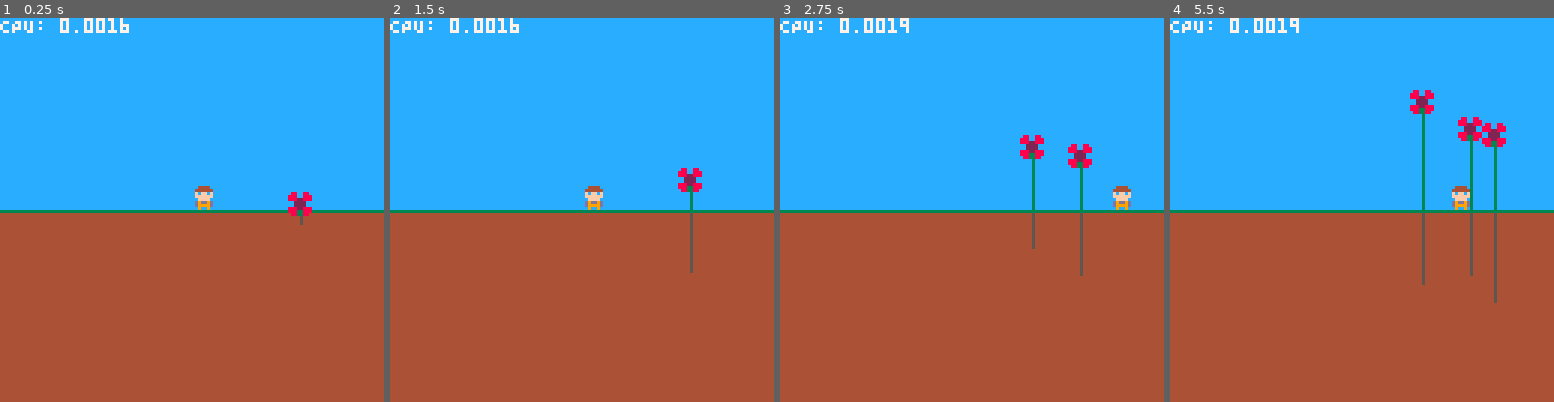
Above: before the commit, frames 1-4 (left to right).
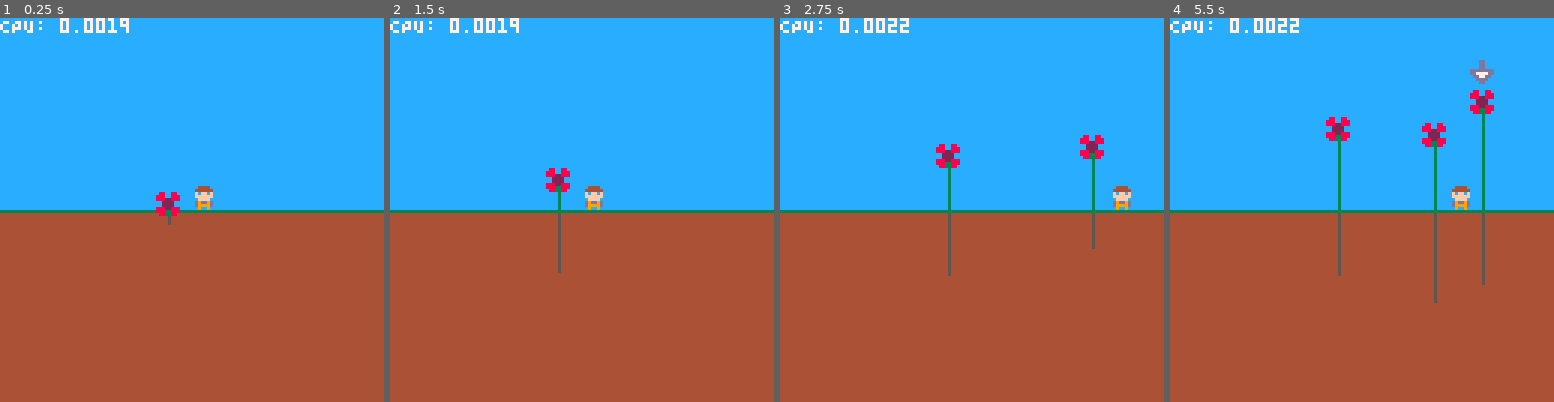
Above: after the commit, the same moments.

Repository: millwardesque/overgrowth
Game: PICO-8 cartridge overgrowth.p8
Same seed, same stepped clock (60 frames per second), same inputs: the game is played once before the commit and once after it.
Inputs:
- Up to frame 1 (0.25 s): no input
- Up to frame 2 (1.5 s): tap X (X key) at 0.33, 1.07 s; tap O (Z key) at 0.7 s
- Up to frame 3 (2.75 s): hold Right 1.6-2.1 s; tap O (Z key) at 1.7, 2.1, 2.5 s; tap X (X key) at 1.85 s; hold Right from 2.47 s (still down)
- Up to frame 4 (5.5 s): tap O (Z key) every 0.4 s from 2.9 to 5.3 s; tap X (X key) at 2.97, 4.08, 5.2 s; release Right at 3.03 s; hold Left 3.08-3.58 s; hold Right 4.02-4.68 s; hold Left from 5.08 s (still down)

The runs differ from the first frame. In frame 1, 0.6% of the frame differs, in the area x 31-82%, y 0-54%; in frame 2, 0.9%; in frame 3, 2.0%; in frame 4, 3.8%, in the area x 28-88%, y 0-75%.

Commit message:
Added active-weed highlighter, fixed some bugs with weed-generator placement.

Diff:
--- a/overgrowth.lua
+++ b/overgrowth.lua
@@ -17,8 +17,11 @@
 	attach_renderable(player, 1)
 	add(scene, player)
 
+	-- Weed highlighter
+	make_weed_highlighter(player, 48)
+
 	-- Weeds
-	g_weed_generator.init(8, 60)
+	g_weed_generator.init(16, 60)
 	g_weed_generator.generate_weed()
 end
 
@@ -130,10 +133,37 @@
 end
 
 --
+-- Create the weed highlighter
+--
+function make_weed_highlighter(owner, sprite)
+	local highlighter = make_game_object("highlighter", 0, -8)
+	highlighter.owner = owner
+	attach_renderable(highlighter, sprite)
+
+	highlighter.update = function (self)
+		local my_center = 8 / 2
+		local owner_center = owner.position.x + (8 / 2)	-- Hardcoded to an owner width of 8px
+		local column = g_weed_generator.pixel_to_column(owner_center)
+		self.position.x = g_weed_generator.column_to_pixel(column) - my_center
+
+		local weed = g_weed_generator.weeds[column]
+		if weed ~= nil then
+			self.position.y = weed.position.y - weed.weed.stem_height - 8 - (8 / 2) - 2	-- Draw highlighter above the weed
+		else
+			self.position.y = -8	-- Offscreen
+		end
+	end
+
+	add(scene, highlighter)
+
+	return highlighter
+end
+
+--
 -- Weed
 --
 function make_weed(column, sprite, stem_max_height, stem_growth_rate, stem_colour, root_max_height, root_growth_rate, root_colour)
-	local weed = make_game_object("weed_"..column, g_weed_generator.weed_column_to_pixel(column), g_game_config.ground_height)
+	local weed = make_game_object("weed_"..column, g_weed_generator.column_to_pixel(column), g_game_config.ground_height)
 
 	weed.weed = {
 		stem_height = 0,
@@ -240,8 +270,8 @@
 	end
 
 	-- Choose a column at random
-	local column = flr(rnd(#available_cols)) + 1
-	column = available_cols[column]
+	local index = flr(rnd(#available_cols)) + 1
+	column = available_cols[index]
 
 	-- Generate random params
 	local sprite = 32
@@ -263,10 +293,16 @@
 --
 -- Gets the worldspace x-coordinate associated with a weed column
 --
-g_weed_generator.weed_column_to_pixel = function(column)
-	return column * g_weed_generator.weed_width + flr(g_weed_generator.weed_width / 2)
-end
-
+g_weed_generator.column_to_pixel = function(column)
+	return (column - 1) * g_weed_generator.weed_width + flr(g_weed_generator.weed_width / 2)
+end
+
+--
+-- Gets the column that contains a worldspace x-coordinate
+--
+g_weed_generator.pixel_to_column = function(x)
+	return flr(x / g_weed_generator.weed_width) + 1
+end
 
 --
 -- Renderer subsystem
--- a/overgrowth.p8
+++ b/overgrowth.p8
@@ -20,8 +20,11 @@
 	attach_renderable(player, 1)
 	add(scene, player)
 
+	-- Weed highlighter
+	make_weed_highlighter(player, 48)
+
 	-- Weeds
-	g_weed_generator.init(8, 60)
+	g_weed_generator.init(16, 60)
 	g_weed_generator.generate_weed()
 end
 
@@ -133,10 +136,37 @@
 end
 
 --
+-- Create the weed highlighter
+--
+function make_weed_highlighter(owner, sprite)
+	local highlighter = make_game_object("highlighter", 0, -8)
+	highlighter.owner = owner
+	attach_renderable(highlighter, sprite)
+
+	highlighter.update = function (self)
+		local my_center = 8 / 2
+		local owner_center = owner.position.x + (8 / 2)	-- Hardcoded to an owner width of 8px
+		local column = g_weed_generator.pixel_to_column(owner_center)
+		self.position.x = g_weed_generator.column_to_pixel(column) - my_center
+
+		local weed = g_weed_generator.weeds[column]
+		if weed ~= nil then
+			self.position.y = weed.position.y - weed.weed.stem_height - 8 - (8 / 2) - 2	-- Draw highlighter above the weed
+		else
+			self.position.y = -8	-- Offscreen
+		end
+	end
+
+	add(scene, highlighter)
+
+	return highlighter
+end
+
+--
 -- Weed
 --
 function make_weed(column, sprite, stem_max_height, stem_growth_rate, stem_colour, root_max_height, root_growth_rate, root_colour)
-	local weed = make_game_object("weed_"..column, g_weed_generator.weed_column_to_pixel(column), g_game_config.ground_height)
+	local weed = make_game_object("weed_"..column, g_weed_generator.column_to_pixel(column), g_game_config.ground_height)
 
 	weed.weed = {
 		stem_height = 0,
@@ -243,8 +273,8 @@
 	end
 
 	-- Choose a column at random
-	local column = flr(rnd(#available_cols)) + 1
-	column = available_cols[column]
+	local index = flr(rnd(#available_cols)) + 1
+	column = available_cols[index]
 
 	-- Generate random params
 	local sprite = 32
@@ -266,10 +296,16 @@
 --
 -- Gets the worldspace x-coordinate associated with a weed column
 --
-g_weed_generator.weed_column_to_pixel = function(column)
-	return column * g_weed_generator.weed_width + flr(g_weed_generator.weed_width / 2)
-end
-
+g_weed_generator.column_to_pixel = function(column)
+	return (column - 1) * g_weed_generator.weed_width + flr(g_weed_generator.weed_width / 2)
+end
+
+--
+-- Gets the column that contains a worldspace x-coordinate
+--
+g_weed_generator.pixel_to_column = function(x)
+	return flr(x / g_weed_generator.weed_width) + 1
+end
 
 --
 -- Renderer subsystem
@@ -445,14 +481,14 @@
 88822888000000000000000000000000000000000000000000000000000000000000000000000000000000000000000000000000000000000000000000000000
 88833888000000000000000000000000000000000000000000000000000000000000000000000000000000000000000000000000000000000000000000000000
 08833880000000000000000000000000000000000000000000000000000000000000000000000000000000000000000000000000000000000000000000000000
-00000000000000000000000000000000000000000000000000000000000000000000000000000000000000000000000000000000000000000000000000000000
-00000000000000000000000000000000000000000000000000000000000000000000000000000000000000000000000000000000000000000000000000000000
-00000000000000000000000000000000000000000000000000000000000000000000000000000000000000000000000000000000000000000000000000000000
-00000000000000000000000000000000000000000000000000000000000000000000000000000000000000000000000000000000000000000000000000000000
-00000000000000000000000000000000000000000000000000000000000000000000000000000000000000000000000000000000000000000000000000000000
-00000000000000000000000000000000000000000000000000000000000000000000000000000000000000000000000000000000000000000000000000000000
-00000000000000000000000000000000000000000000000000000000000000000000000000000000000000000000000000000000000000000000000000000000
-00000000000000000000000000000000000000000000000000000000000000000000000000000000000000000000000000000000000000000000000000000000
+000dd000000000000000000000000000000000000000000000000000000000000000000000000000000000000000000000000000000000000000000000000000
+000dd000000000000000000000000000000000000000000000000000000000000000000000000000000000000000000000000000000000000000000000000000
+000dd000000000000000000000000000000000000000000000000000000000000000000000000000000000000000000000000000000000000000000000000000
+dddddddd000000000000000000000000000000000000000000000000000000000000000000000000000000000000000000000000000000000000000000000000
+dd7777dd000000000000000000000000000000000000000000000000000000000000000000000000000000000000000000000000000000000000000000000000
+0dd77dd0000000000000000000000000000000000000000000000000000000000000000000000000000000000000000000000000000000000000000000000000
+00dddd00000000000000000000000000000000000000000000000000000000000000000000000000000000000000000000000000000000000000000000000000
+000dd000000000000000000000000000000000000000000000000000000000000000000000000000000000000000000000000000000000000000000000000000
 00000000000000000000000000000000000000000000000000000000000000000000000000000000000000000000000000000000000000000000000000000000
 00000000000000000000000000000000000000000000000000000000000000000000000000000000000000000000000000000000000000000000000000000000
 00000000000000000000000000000000000000000000000000000000000000000000000000000000000000000000000000000000000000000000000000000000
Not shown, changed: readme.md
